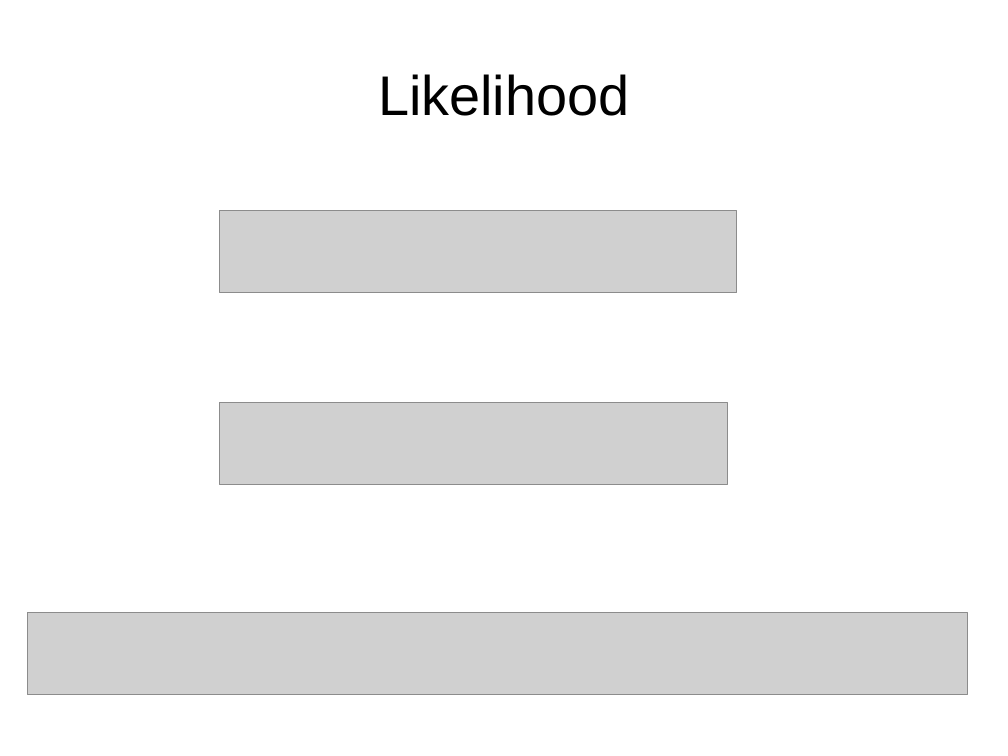
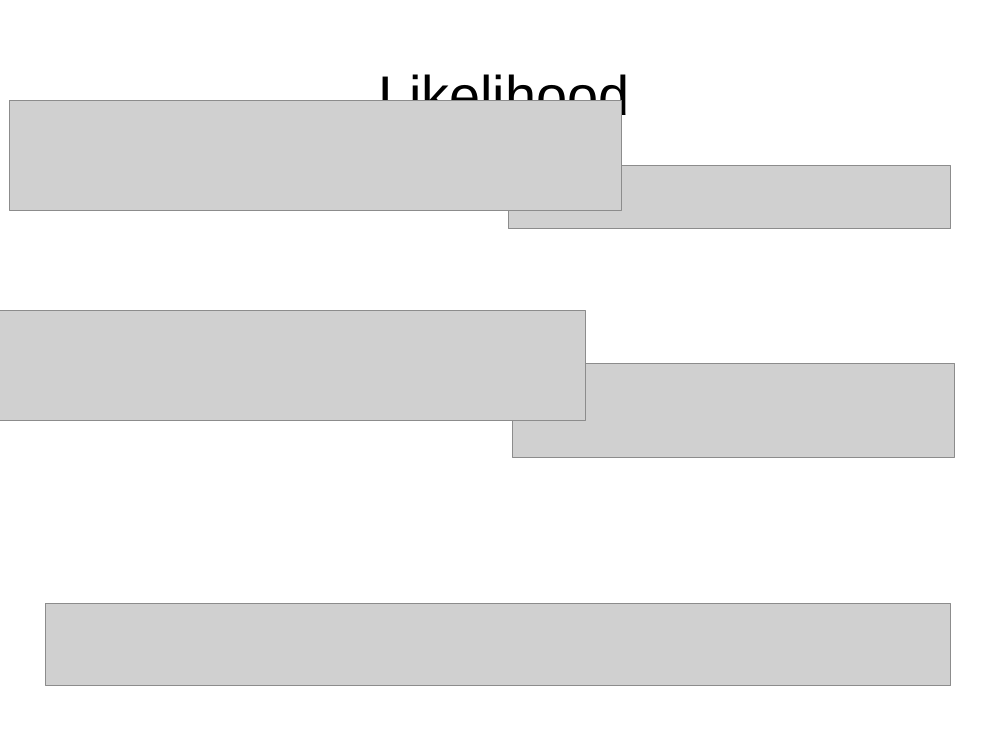
Before and after one commit to robertdstein/DESY, a slide deck: slide 4 of presentations/dpg presentation/slides.odp. Drawn at 1008x756 pixels with LibreOffice and Linux fonts; fonts in the diff are those of the drawing; grey boxes stand for pictures. Boxes give left, top, right and bottom in pixels: in the first picture for what was removed or moved away, otherwise in the second. Text is boxed around its words. In the diff, an @@ line names an element or a change of style, - is before the commit and + after.

```diff
--- a/presentations/dpg presentation/slides.odp
+++ b/presentations/dpg presentation/slides.odp
@@ picture added at (9, 101, 622, 210) @@
@@ picture: place and size @@
-picture at (220, 210, 737, 293)
+picture at (509, 166, 951, 229)
@@ picture added at (0, 311, 585, 421) @@
@@ picture: place and size @@
-picture at (220, 402, 727, 485)
+picture at (512, 363, 955, 457)
@@ picture: place and size @@
-picture at (27, 613, 968, 695)
+picture at (46, 604, 951, 686)
```
Also in this commit, not shown: 2 other slides changed, 35 other files.
